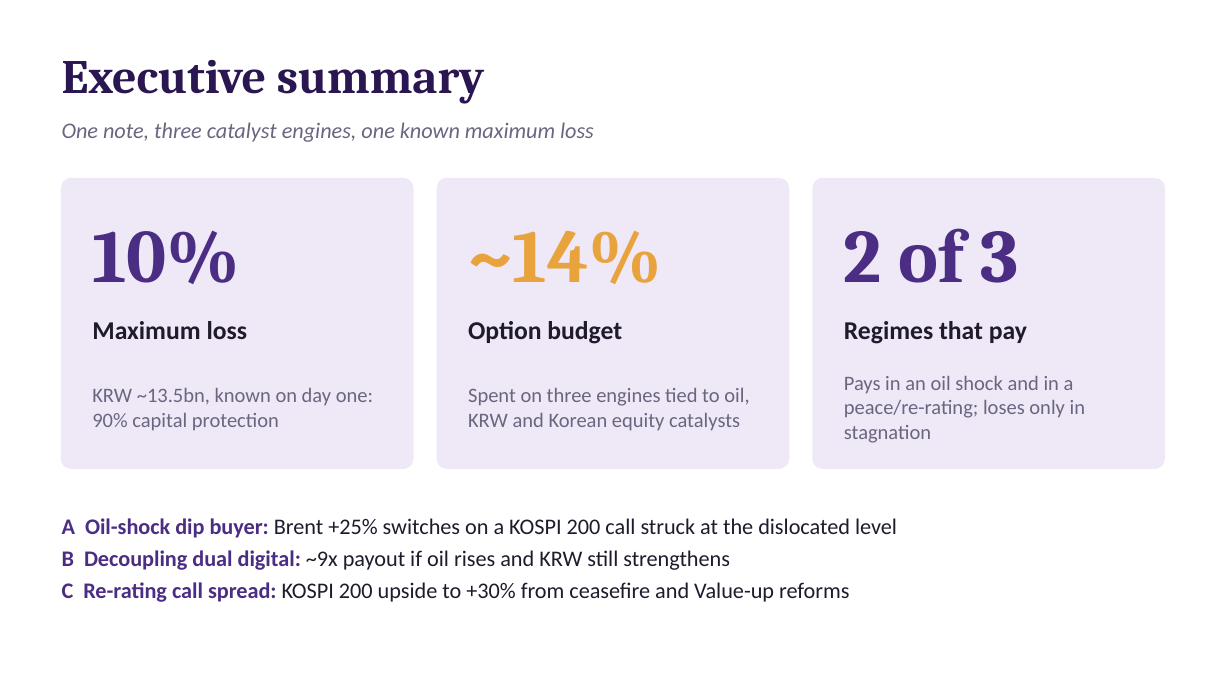
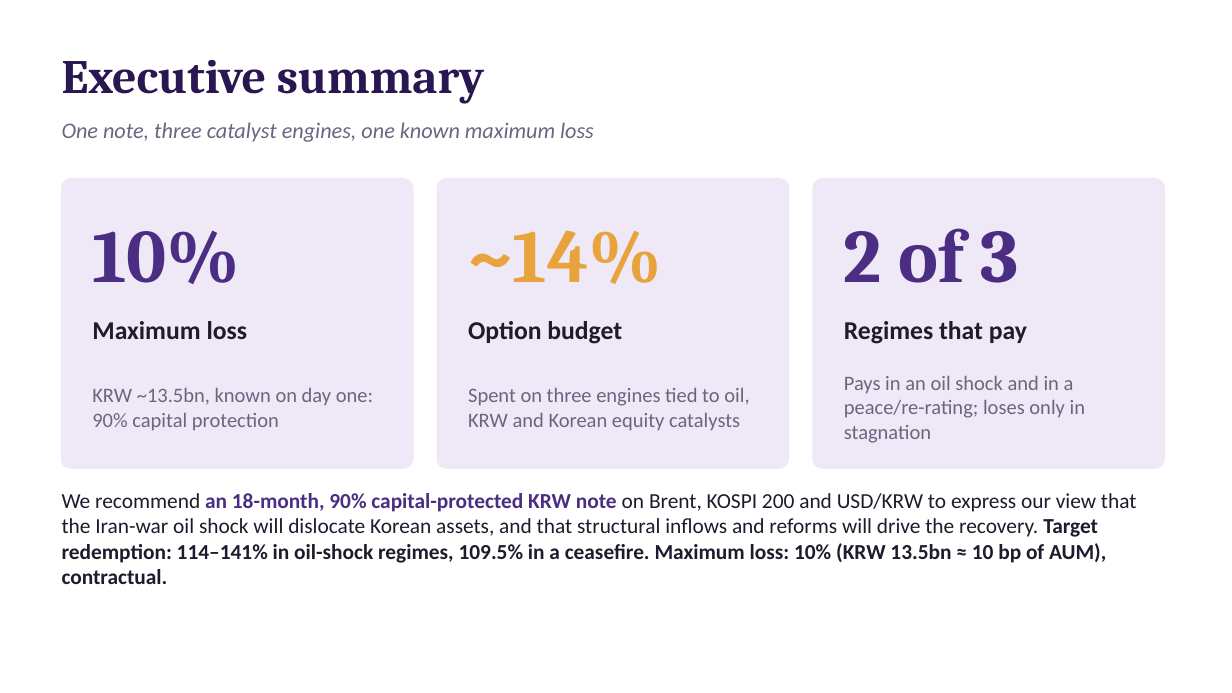
Before and after one commit to benjaminlhl/natixis-case-comp, a slide deck: slide 2 of deck/K-Dislocation-Note.pptx. Drawn at 1232x693 pixels with LibreOffice and Linux fonts; fonts in the diff are those of the drawing. Boxes give left, top, right and bottom in pixels: in the first picture for what was removed or moved away, otherwise in the second. Text is boxed around its words. In the diff, an @@ line names an element or a change of style, - is before the commit and + after.

```diff
--- a/deck/K-Dislocation-Note.pptx
+++ b/deck/K-Dislocation-Note.pptx
@@ text at (62,493,1137,584): text changed; size 13 to 12.5 pt @@
-A Oil-shock dip buyer: Brent +25% switches on a KOSPI 200 call struck at the dislocated level
-B Decoupling dual digital: ~9x payout if oil rises and KRW still strengthens
-C Re-rating call spread: KOSPI 200 upside to +30% from ceasefire and Value-up reforms
+We recommend an 18-month, 90% capital-protected KRW note on Brent, KOSPI 200 and USD/KRW to express our view that the Iran-war oil shock will dislocate Korean assets, and that structural inflows and reforms will drive the recovery. Target redemption: 114–141% in oil-shock regimes, 109.5% in a ceasefire. Maximum loss: 10% (KRW 13.5bn ≈ 10 bp of AUM), contractual.
@@ text "We recommend an 18-month, 90% ..." at (62,493,1137,584): vertical alignment middle to top @@
```
Also in this commit, not shown: 2 other slides changed, 2 slides added, 2 slides removed, 4 other files.
